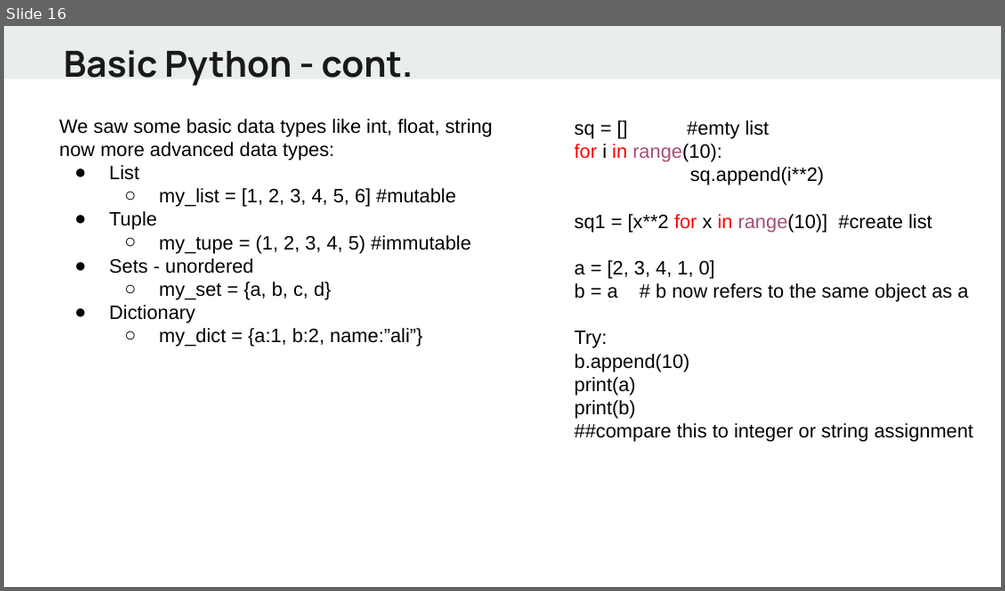
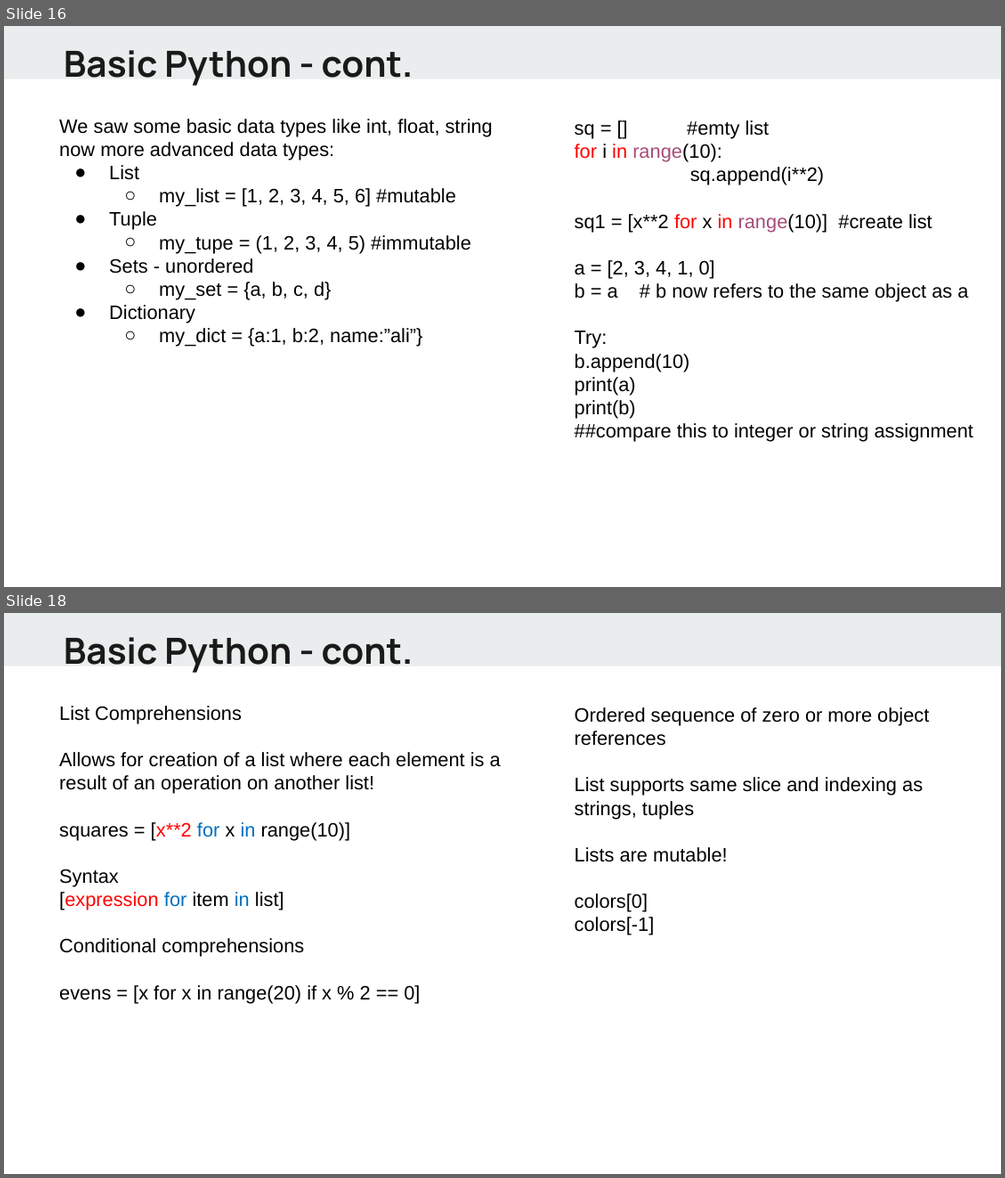
Before and after one commit to alif0/hello_world, a slide deck: lectures/Python - day1.pptx. Shown one above the other, each under a label of ours: slide 16 before the commit, slides 16 and 18 after it; the slides between them are not shown. The pictures are 1005x591 and 1005x1178 pixels, drawn with LibreOffice and Linux fonts; fonts in the diff are those of the drawing. Boxes give left, top, right and bottom in pixels: in the first picture for what was removed or moved away, otherwise in the second. Text is boxed around its words. In the diff, an @@ line names an element or a change of style, - is before the commit and + after.

```diff
--- a/lectures/Python - day1.pptx
+++ b/lectures/Python - day1.pptx
@@ slide 18 added at <box>4,613,1001,1174</box>, background #FFFFFF; not listed: 1 template element that a slide beside it also shows @@
@@ text added at <box>64,637,413,673</box>, 26 pt, text #1A1A1A, bold @@
+Basic Python - cont.
@@ text added at <box>59,706,501,1003</box>, 14 pt, text #000000 @@
+List Comprehensions
+Allows for creation of a list where each element is a result of an operation on another list!
+squares = [x**2 for x in range(10)]
+Syntax
+[expression for item in list]
+Conditional comprehensions
+evens = [x for x in range(20) if x % 2 == 0]
@@ text added at <box>574,707,929,935</box>, 14 pt, text #000000 @@
+Ordered sequence of zero or more object references
+List supports same slice and indexing as strings, tuples
+Lists are mutable!
+colors[0]
+colors[-1]
```
Also in this commit, not shown: 2 slides changed.
